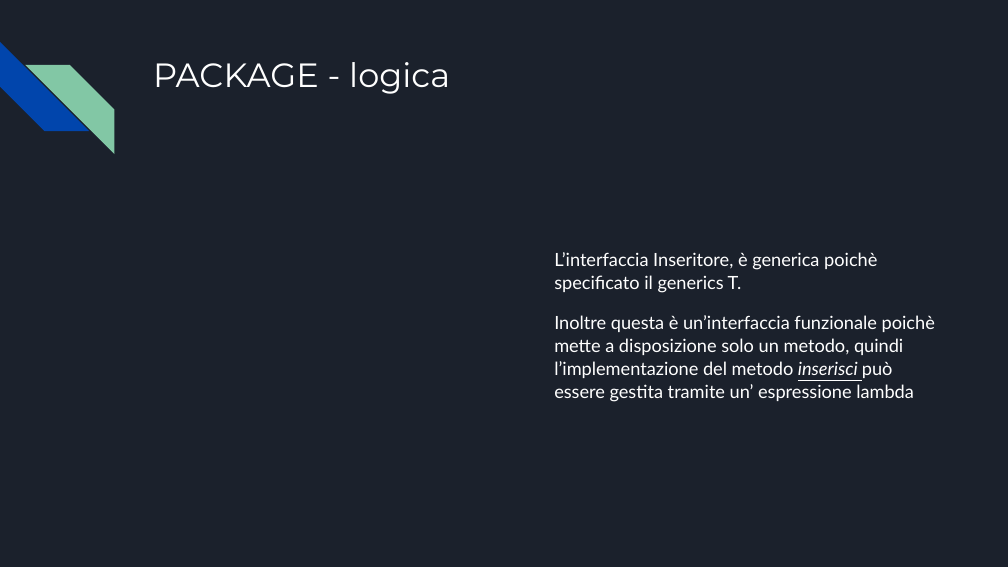
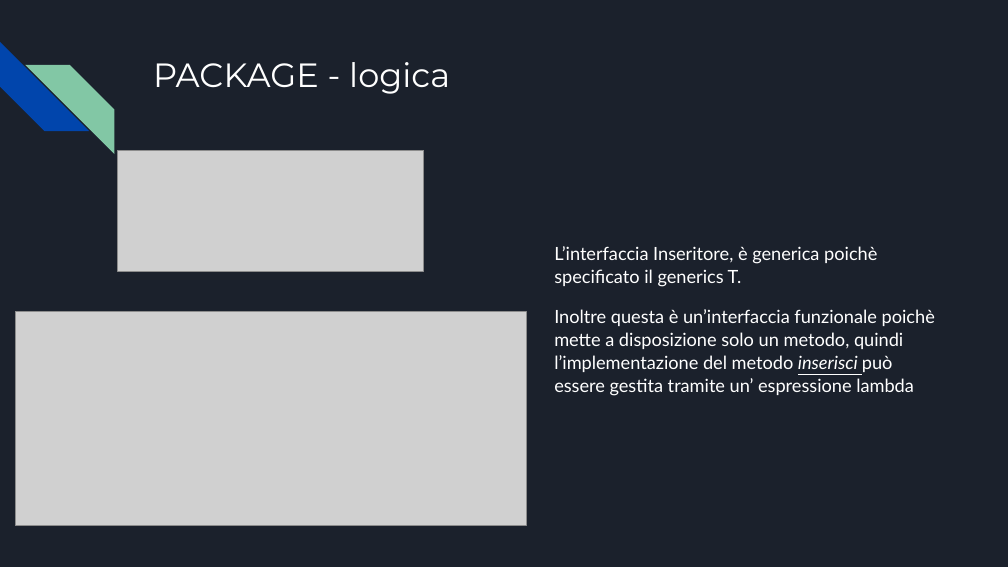
Before and after one commit to vitomarzocca/Esame-MAP, a slide deck: slide 8 of Presentazione senza titolo.pptx. Drawn at 1008x567 pixels with LibreOffice and Linux fonts; fonts in the diff are those of the drawing; grey boxes stand for pictures. Boxes give left, top, right and bottom in pixels: in the first picture for what was removed or moved away, otherwise in the second. Text is boxed around its words. In the diff, an @@ line names an element or a change of style, - is before the commit and + after.

```diff
--- a/Presentazione senza titolo.pptx
+++ b/Presentazione senza titolo.pptx
@@ picture added at (118,150,423,271) @@
@@ text "L’interfaccia Inseritore, è generica poichè ...": place and size @@
-text "L’interfaccia Inseritore, è generica poichè ..." at (554,252,935,402)
+text "L’interfaccia Inseritore, è generica poichè ..." at (554,246,935,396)
@@ picture added at (15,311,526,526) @@
```
Also in this commit, not shown: 10 other slides changed, 9 slides added, 4 other files.
